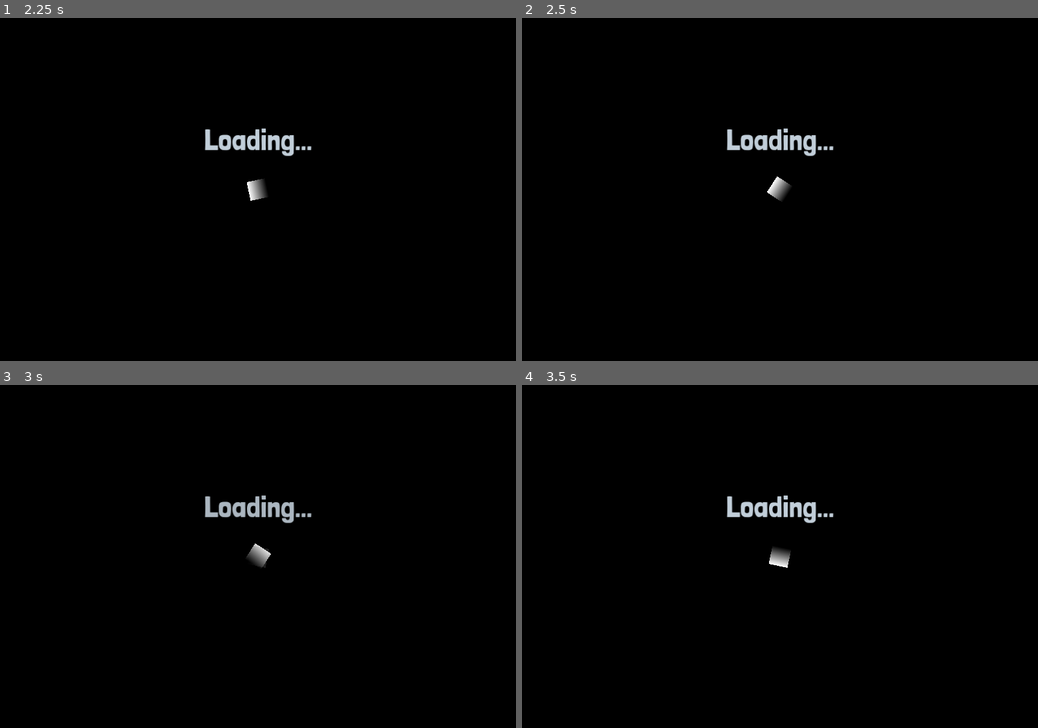
Above: before the commit, frames 1-4 (two rows, left to right).
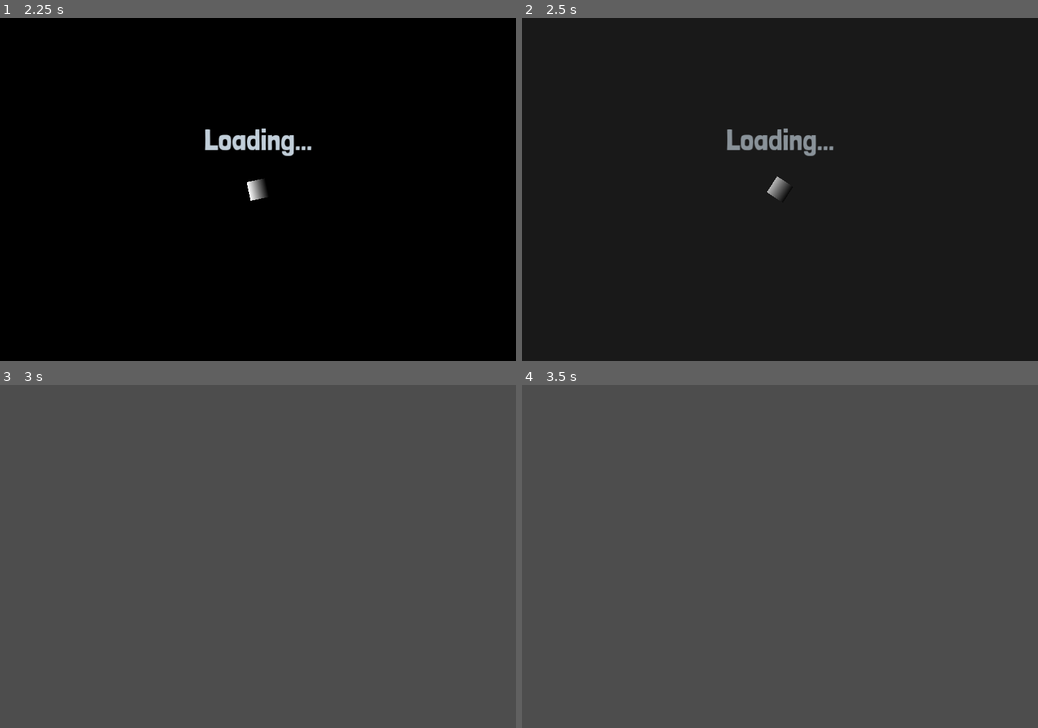
Above: after the commit, the same moments.

Repository: IncrediboldStudio/godot-starter-template
Game: Godot game, scene res://src/scenes/scn_start_menu.tscn
The game is run twice, just before and just after one commit, with the same random seed, the same clock (stepped at 60 frames per second) and the same inputs.
Inputs:
- Up to frame 1 (2.25 s): tap Enter at 0.5, 0.6 s; hold Up (ui_up) 0.53-1.25 s; click "Play" at 1.25 s; click "Play" at 2 s
- Up to frame 2 (2.5 s): no input
- Up to frame 3 (3 s): tap Enter at 2.85 s
- Up to frame 4 (3.5 s): no input

Frame 1 is identical in both runs. In frame 2, 100% of the frame differs, in the area x 0-100%, y 0-100%; in frame 3, 100%; in frame 4, 100%.
Error before the commit: Invalid access to property or key 'safe_to_load' on a base object of type 'CanvasLayer (loading_screen.gd)'. (res://src/system/scene_loader.gd:54)

Commit message:
fix loading screen signal warning

Diff:
--- a/src/scenes/loading_screen/loading_screen.gd
+++ b/src/scenes/loading_screen/loading_screen.gd
@@ -1,6 +1,12 @@
 extends CanvasLayer
 
+@warning_ignore("unused_signal")
+signal safe_to_load
+
 signal loading_finished
+
+@warning_ignore("unused_signal")
+signal update_loading_progress(progress_value: float)
 
 @onready var animation_player: AnimationPlayer = $FadeAnimationPlayer
 
Not shown, changed: .gitignore
Not shown, removed: src/audio/.gitkeep
Not shown, removed: src/system/.gitkeep
Not shown, removed: src/ui/.gitkeep
